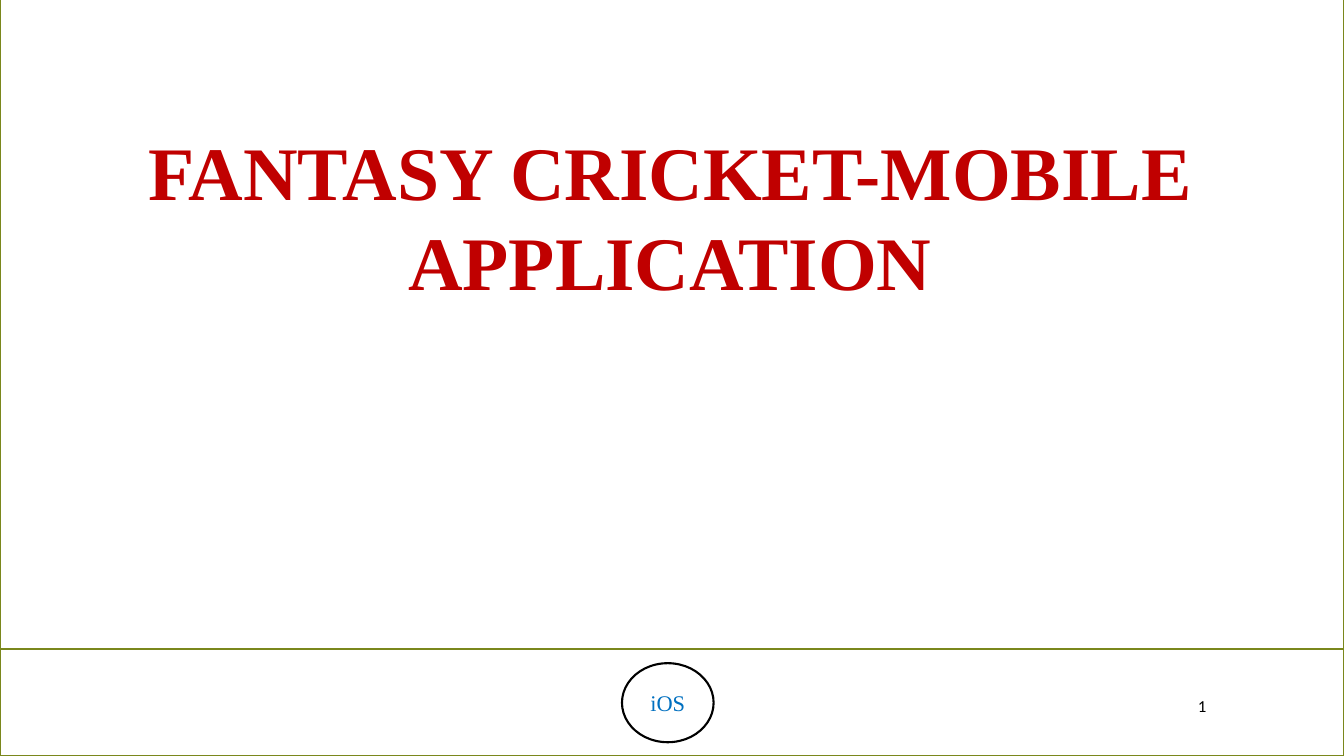
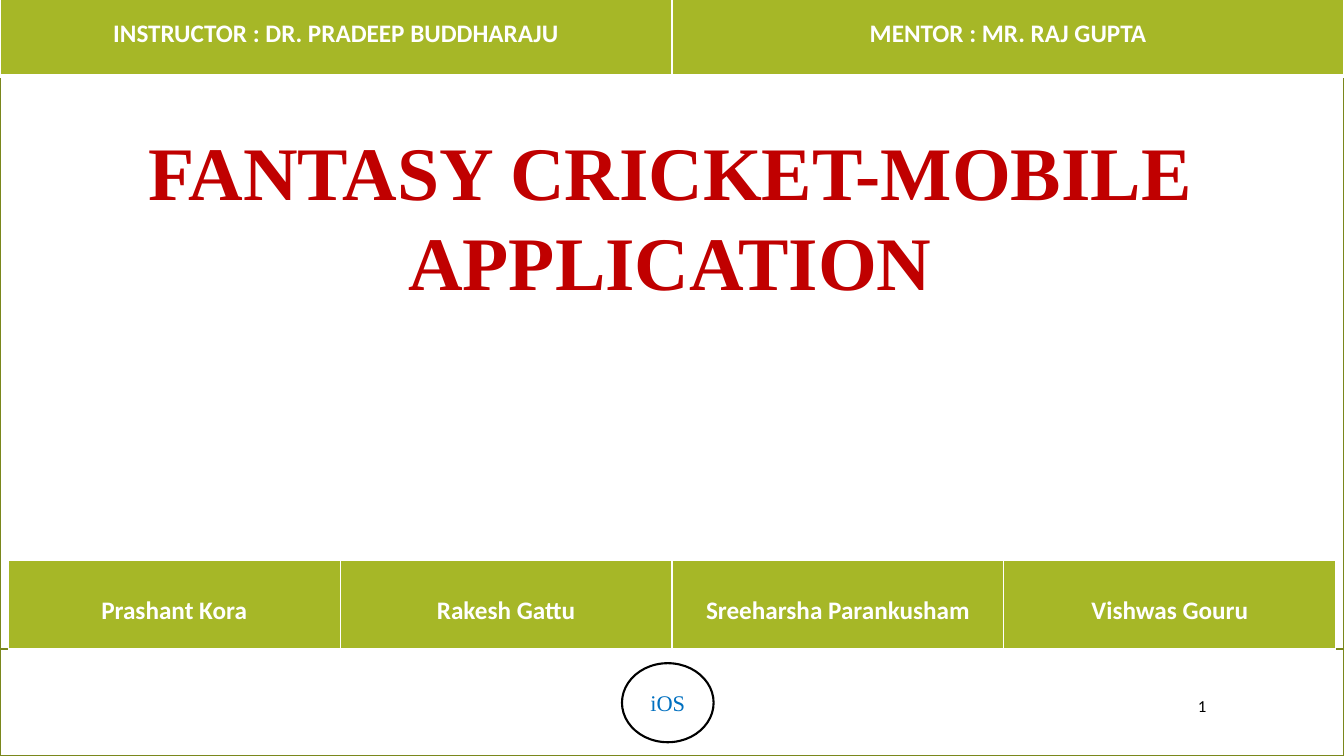
Before and after one commit to Vishwas123/ProjectReportFantasyMobile, a slide deck: slide 1 of FINAL PRESENTATION BLEED BLUE.pptx. Drawn at 1344x756 pixels with LibreOffice and Linux fonts; fonts in the diff are those of the drawing; background and template pictures are left out. Boxes give left, top, right and bottom in pixels: in the first picture for what was removed or moved away, otherwise in the second. Text is boxed around its words. In the diff, an @@ line names an element or a change of style, - is before the commit and + after.

```diff
--- a/FINAL PRESENTATION BLEED BLUE.pptx
+++ b/FINAL PRESENTATION BLEED BLUE.pptx
@@ table added at (x1=0, y1=0, x2=1344, y2=76), 1 rows, 2 columns @@
+INSTRUCTOR : DR. PRADEEP BUDDHARAJU | MENTOR : MR. RAJ GUPTA
@@ table added at (x1=8, y1=561, x2=1335, y2=650), 1 rows, 4 columns @@
+Prashant Kora | Rakesh Gattu | Sreeharsha Parankusham | Vishwas Gouru
```
Also in this commit, not shown: 1 other slide changed.
